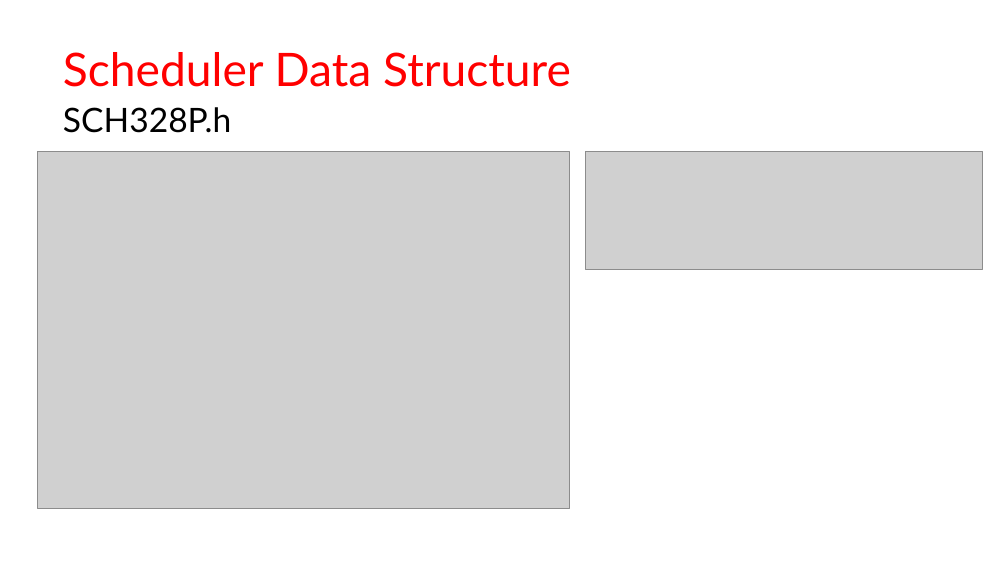
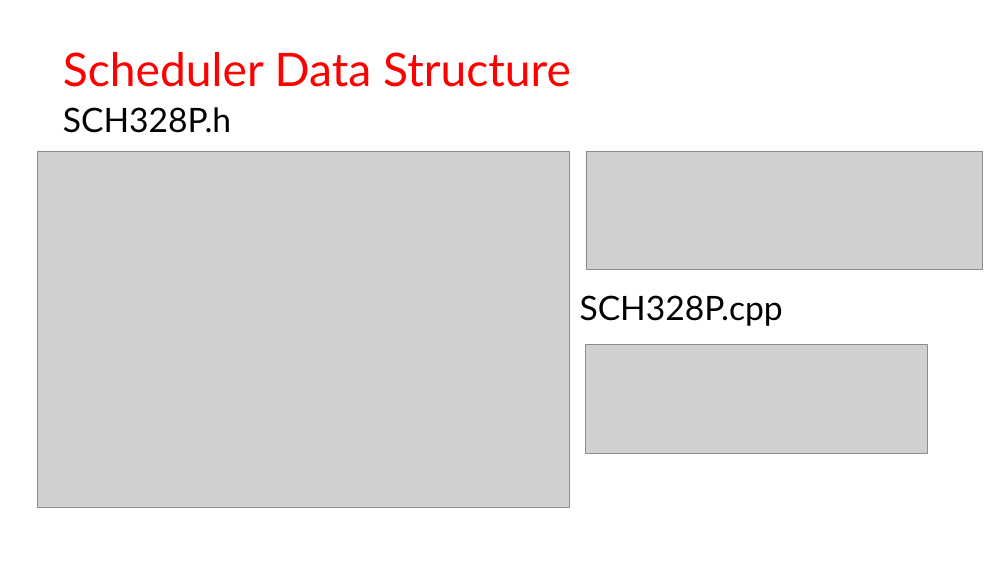
Before and after one commit to Mohamed-h-Gamil/adv_emb_hw1_cooperativeSchedularForArduinoUno, a slide deck: slide 8 of presentation/A Flexible Schedular for Single-Processor Embedded systems for Arduino UNO.pptx. Drawn at 1008x567 pixels with LibreOffice and Linux fonts; fonts in the diff are those of the drawing; grey boxes stand for pictures; background and template pictures are left out. Boxes give left, top, right and bottom in pixels: in the first picture for what was removed or moved away, otherwise in the second. Text is boxed around its words. In the diff, an @@ line names an element or a change of style, - is before the commit and + after.

Commit message:
presentation 2.0

```diff
--- a/presentation/A Flexible Schedular for Single-Processor Embedded systems for Arduino UNO.pptx
+++ b/presentation/A Flexible Schedular for Single-Processor Embedded systems for Arduino UNO.pptx
@@ text added at [580,295,783,326], 32 pt, text #000000 @@
+SCH328P.cpp
@@ picture added at [586,344,928,454] @@
```
Also in this commit, not shown: 1 other slide changed, 7 slides added.
